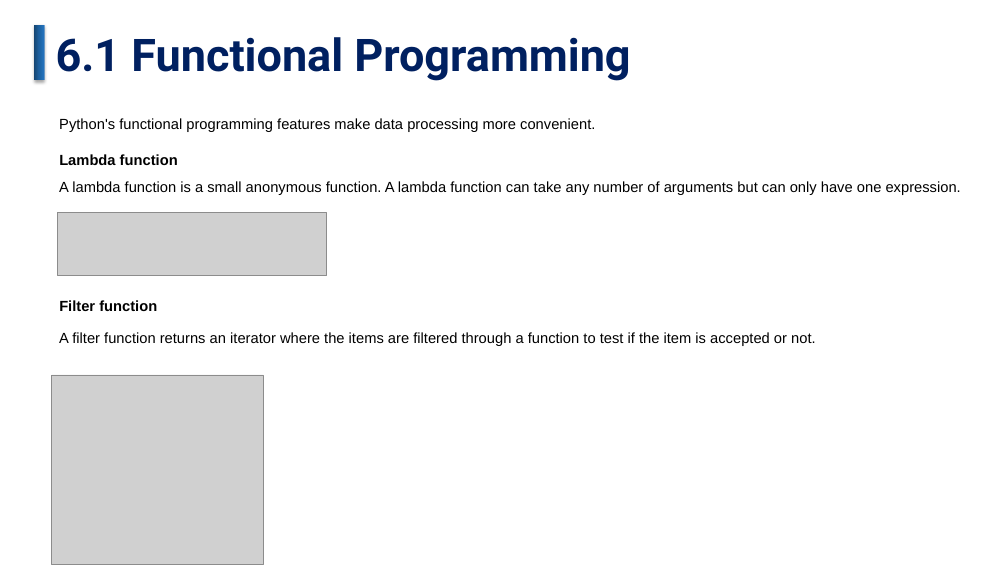
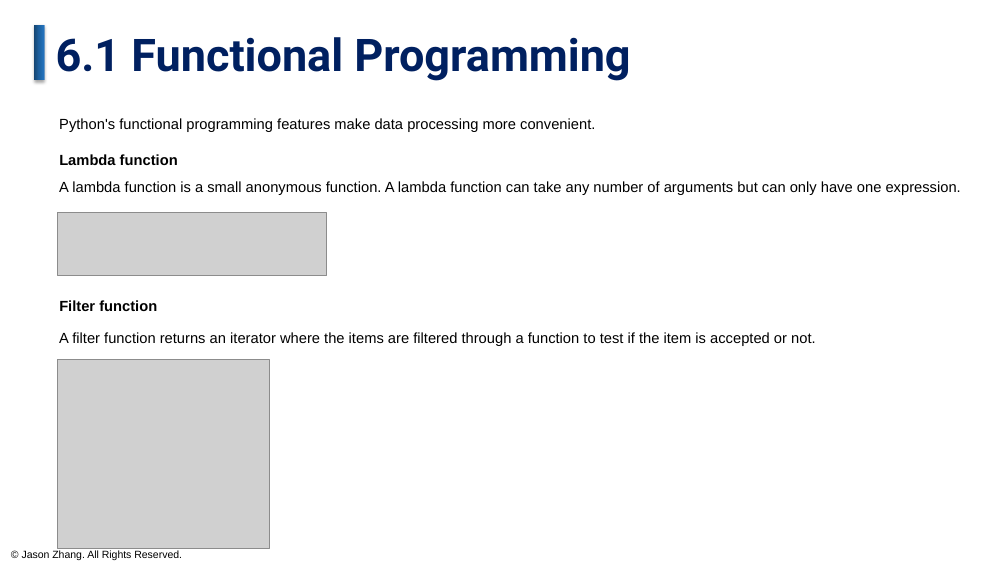
Before and after one commit to JasonZhangHub/DataAnalysiswithPython-FullCourseForBeginners, a slide deck: slide 65 of slides/Data Analysis with Python-Full Course for Beginners.pptx (slide 56 before the commit). Drawn at 1008x567 pixels with LibreOffice and Linux fonts; fonts in the diff are those of the drawing; grey boxes stand for pictures. Boxes give left, top, right and bottom in pixels: in the first picture for what was removed or moved away, otherwise in the second. Text is boxed around its words. In the diff, an @@ line names an element or a change of style, - is before the commit and + after.

```diff
--- a/slides/Data Analysis with Python-Full Course for Beginners.pptx
+++ b/slides/Data Analysis with Python-Full Course for Beginners.pptx
@@ picture: place and size @@
-picture at box(52, 375, 263, 564)
+picture at box(58, 360, 269, 549)
@@ text added at box(22, 550, 182, 560), 10 pt, text #000000 @@
+© Jason Zhang. All Rights Reserved.
```
Also in this commit, not shown: 67 other slides changed, 12 slides added, 3 slides removed, 1 other file.
